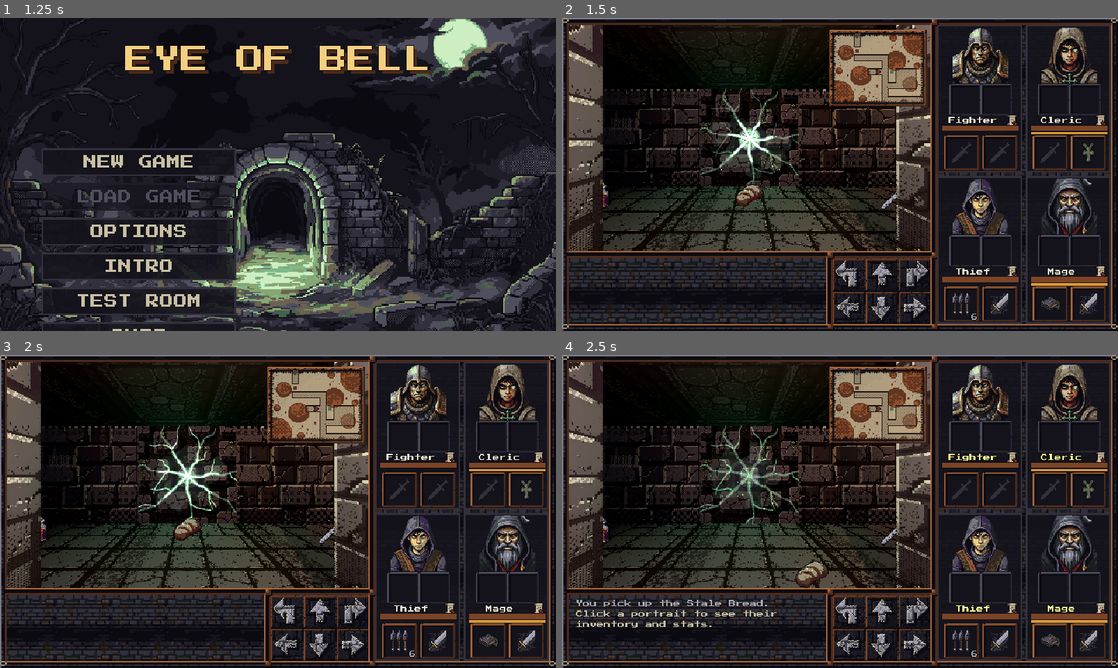
Above: before the commit, frames 1-4 (two rows, left to right).
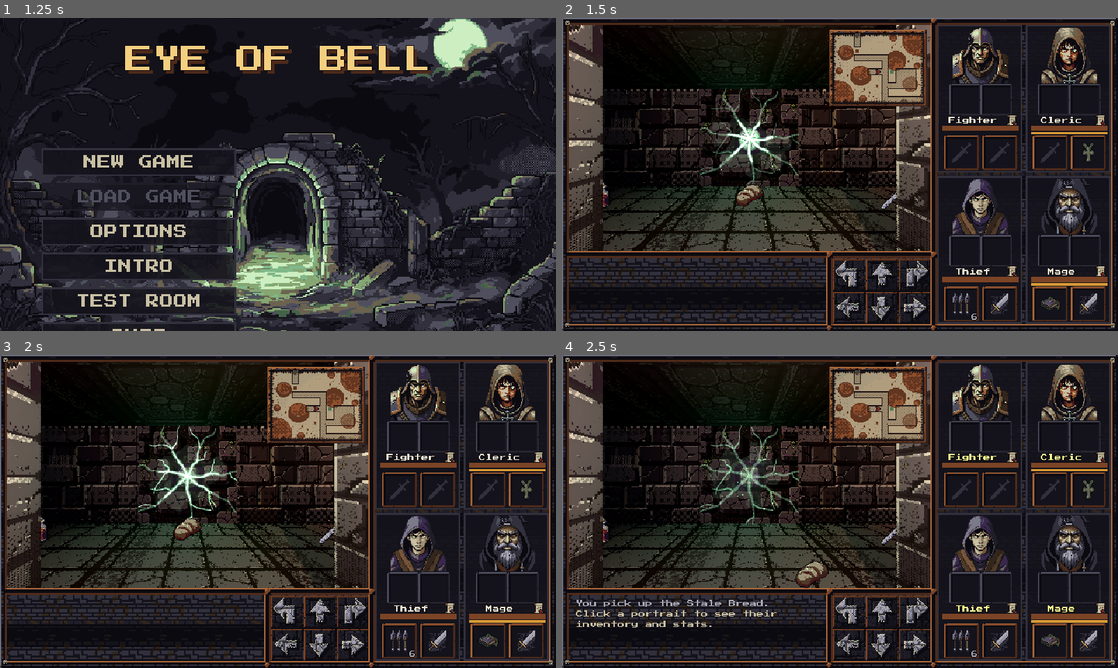
Above: after the commit, the same moments.

Repository: XrNrX/eye-of-bell
Game: Godot game, scene res://scenes/main_menu.tscn
Same seed, same stepped clock (60 frames per second), same inputs: the game is played once before the commit and once after it. Sound files missing from this copy of the repository are replaced by a short silence.
Inputs (mouse positions are in pixels of both pictures, inside the frame that each line leads up to):
- Up to frame 1 (1.25 s): tap Enter at 0.5 s; move the mouse to (400, 158) at 0.52 s; hold Right (ui_right) from 0.53 s (still down); tap M at 0.6 s; click (400, 158) at 0.67 s
- Up to frame 2 (1.5 s): release Right (ui_right) at 1.25 s; click "NEW GAME" at 1.25 s
- Up to frame 3 (2 s): no input
- Up to frame 4 (2.5 s): drag from (751, 473) to (812, 574) at 2.02 s

Frame 1 is identical in both runs. In frame 2, 3.4% of the frame differs, in the area x 0-100%, y 0-100%; in frame 3, 3.4%; in frame 4, 3.4%.

Commit message:
hires-720: portraits at 128x128 (gen_portraits_hd.py) and the UI frame at 1280x720 (gen_frame_hd.py)
Co-Authored-By: Claude Sonnet 5.5 <noreply@anthropic.com>

Diff:
--- a/scripts/ui_frame.gd
+++ b/scripts/ui_frame.gd
@@ -1,5 +1,6 @@
 extends CanvasLayer
-## The stone UI frame: one 320x200 picture (art/ui/frame.png, drawn by tools/art/gen_frame.py)
+## The stone UI frame: one picture (art/ui/frame.png: 1280x720 on the hires-720 branch, drawn by tools/art/gen_frame_hd.py; it was
+## 640x360 from tools/art/gen_frame.py) shown over the whole 640x360 canvas
 ## laid over the 3D world. It is opaque everywhere except the 3D view window, so it hides the
 ## rest of the rendered world and gives the log, arrows and party their dark recessed panels.
 ## The HUD layers (log, arrows, party) sit on top of it. Never takes a click.
@@ -13,6 +14,8 @@
 	layer = UiLayout.FRAME_LAYER
 	var picture := TextureRect.new()
 	picture.texture = FRAME
+	picture.expand_mode = TextureRect.EXPAND_IGNORE_SIZE  # The picture has more pixels than the canvas has units: scale it to fit.
+	picture.stretch_mode = TextureRect.STRETCH_SCALE
 	picture.texture_filter = CanvasItem.TEXTURE_FILTER_NEAREST
 	picture.mouse_filter = Control.MOUSE_FILTER_IGNORE
 	picture.position = Vector2.ZERO
Binary file changed: art/portraits/cleric/portrait.png
Binary file changed: art/portraits/cleric/portrait_dead.png
Binary file changed: art/portraits/cleric/portrait_hurt.png
Binary file changed: art/portraits/fighter/portrait.png
Binary file changed: art/portraits/fighter/portrait_dead.png
Binary file changed: art/portraits/fighter/portrait_hurt.png
Binary file changed: art/portraits/mage/portrait.png
Binary file changed: art/portraits/mage/portrait_dead.png
Binary file changed: art/portraits/mage/portrait_hurt.png
Binary file changed: art/portraits/thief/portrait.png
Binary file changed: art/portraits/thief/portrait_dead.png
Binary file changed: art/portraits/thief/portrait_hurt.png
(and 8 more such lines)
